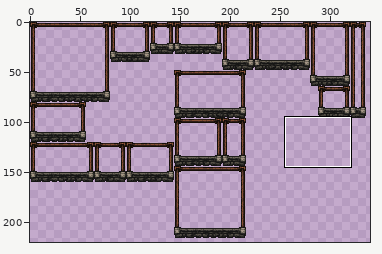
Edited in one commit: sprite sheet (content/Entities/Structures/Construction/Generic/atlas.construction.00.png). Above, an overview of the earlier version with the close-up marked.
Close-up. First the earlier version:
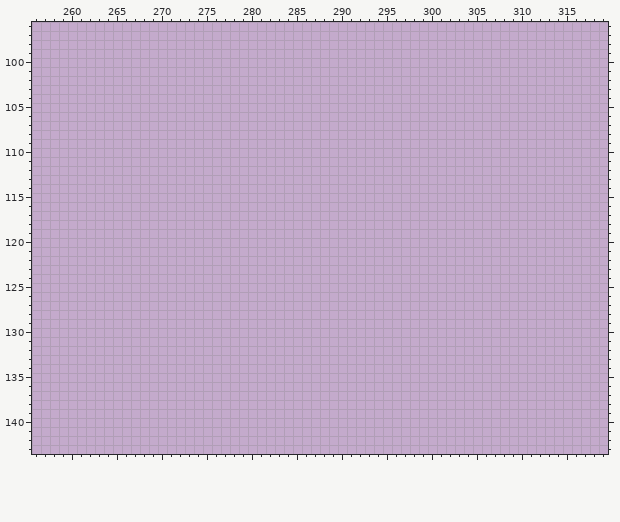
The file is 512x512 pixels. Colours within 5 levels of each other are drawn and written as one. Shown: x 256..319, y 96..143. The wide view leaves out empty margins.
Palette (. is transparent): 
Pixels before (only the part around the change), first column x 256:
 96 ................................................................
 97 ................................................................
 98 ................................................................
 99 ................................................................
100 ................................................................
101 ................................................................
102 ................................................................
103 ................................................................
104 ................................................................
105 ................................................................
106 ................................................................
107 ................................................................
108 ................................................................
109 ................................................................
110 ................................................................
111 ................................................................
112 ................................................................
113 ................................................................
114 ................................................................
115 ................................................................
116 ................................................................
117 ................................................................
118 ................................................................
119 ................................................................
120 ................................................................
121 ................................................................
122 ................................................................
123 ................................................................
124 ................................................................
125 ................................................................
126 ................................................................
127 ................................................................
128 ................................................................
129 ................................................................
130 ................................................................
131 ................................................................
132 ................................................................
133 ................................................................
134 ................................................................
135 ................................................................
136 ................................................................
137 ................................................................
138 ................................................................
139 ................................................................
140 ................................................................
141 ................................................................
142 ................................................................
143 ................................................................
After the commit:
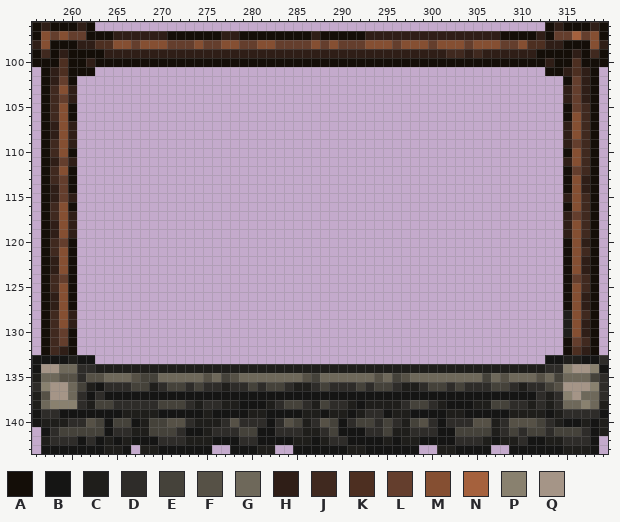
Colours new in this view: A #140e08  B #151514  C #1f1e1b  D #2e2c29  E #45423a  F #565146  G #6e685a  H #2f1e17  J #40291f  K #4d2f21  L #643e2d  M #854f32  N #a5613d  P #89816f  Q #a59587
The exact change:
Changed rows in their new state; - is an unchanged pixel.
first column x 256:
 96 AHAAAHA--------------------------------------------------AHAAAHA
 97 AMLMLLAAAHHHHHHAAAAAAHHAAAAAAAAHAAAAAHHHHHHHHHHHHHHHAAAAHALLNLMA
 98 HMAAAHHKKMMLMMMLLLMLLMMLLMMLLLLMLMLLLMMMLMMMLMMMLMMMLLMKKHHAAAMH
 99 AJAHAAAAHHHHHHHHHHHHHHHHHHHHHHHHHHHHHHHHHHHHHHJJHJHHHHHHAAAAHAJA
100 AAAKAAHAAAAAAAAAAAAAAAAAAAAAAAAAAAAAAAAAAAAAAAAAAAAAAAAAAHAAKAAA
101 -AHKAAA--------------------------------------------------AAHKHA-
102 -AHLA------------------------------------------------------ALHA-
103 -AJMH------------------------------------------------------HLHA-
104 -AJLH------------------------------------------------------HLHA-
105 -AJMA------------------------------------------------------ALJA-
106 -AJMA------------------------------------------------------AMJA-
107 -AHMH------------------------------------------------------HMJA-
108 -AHMH------------------------------------------------------HMJA-
109 -AJMH------------------------------------------------------HLJA-
110 -AJMA------------------------------------------------------AMJA-
111 -AHLH------------------------------------------------------HMJA-
112 -AJMA------------------------------------------------------ALJA-
113 -AJLA------------------------------------------------------AMHA-
114 -AHLA------------------------------------------------------AMHA-
115 -AHLH------------------------------------------------------HMJA-
116 -AJMA------------------------------------------------------AMJA-
117 -AJMH------------------------------------------------------HLJA-
118 -AHMH------------------------------------------------------HMJA-
119 -AHMH------------------------------------------------------HMJA-
120 -AJLA------------------------------------------------------AMHA-
121 -AJMA------------------------------------------------------AMJA-
122 -AHMA------------------------------------------------------AMHA-
123 -AHMA------------------------------------------------------AMHA-
124 -AJLA------------------------------------------------------ALJA-
125 -AJMA------------------------------------------------------AMJA-
126 -AHMA------------------------------------------------------AMHA-
127 -AHMA------------------------------------------------------AMHA-
128 -AJMH------------------------------------------------------CMJA-
129 -AJMH------------------------------------------------------CMHA-
130 -AJLA------------------------------------------------------CMHA-
131 -AJLA------------------------------------------------------ALJA-
132 -AJHA------------------------------------------------------AKHA-
133 BBBBCBB--------------------------------------------------BBCCBBD
134 BQQGGDDCCCCCCCCCCCCCCCCCCCCCCCCCCCCCCCCCCCCCCCCCCCCCCCCCCDDPQQPB
135 CGGFFDFFGGGFEEGGGGGFGEFGGGGGGGFEGGGGGGFGEFGGGGGGGGEGFGGGFGEGGGED
136 DPQQGECBDDDEECDEEDEDDCDDEDEEDCCDEDDDEDEEDCCDEEDEDDDEEDCDDEFQQQPD
137 CFQQGDBDBBBBBBBBBBBBBBBBBBBBBBBBBBBBBBBBBBBBBBBBBBBBBBBBDCDPQGGD
138 CGPPPDCEEDDDDDEEEDCDDCCBBBCDEEDCEDDCBCCCCDEEDCBBBCCEEDDCDCDGGPGC
139 BDDBBBBBBBCCCCBBBBBCBBBBCCBBBBCCBCCBCDDBCCBBBBCCBBBBBCCCCBCDDDDB
140 BCCCDDFEBEEBCEEFFDCCCDFDDDBDFECDFEBDEEDEDCEFDBDDDFFCDFFFEDCBBCBC
141 -BDEEEEEBDDCCEEEDBBCDDDEEBBDDDCCDEBBBDDECCDDDBBEEEECDEDEEDEEEDBC
142 -CDDDBDBCBCBBBDDDCCCBBBDDBBBBCCBCDDBBBBCBCCBBBBDDDCBCCDBBCCDDDB-
143 -BBBBBBBCCB-CCBBBBBB--BBBCC--BBBBBBCCBBBBBB--CCBBBB--BBBBBBCCCB-
